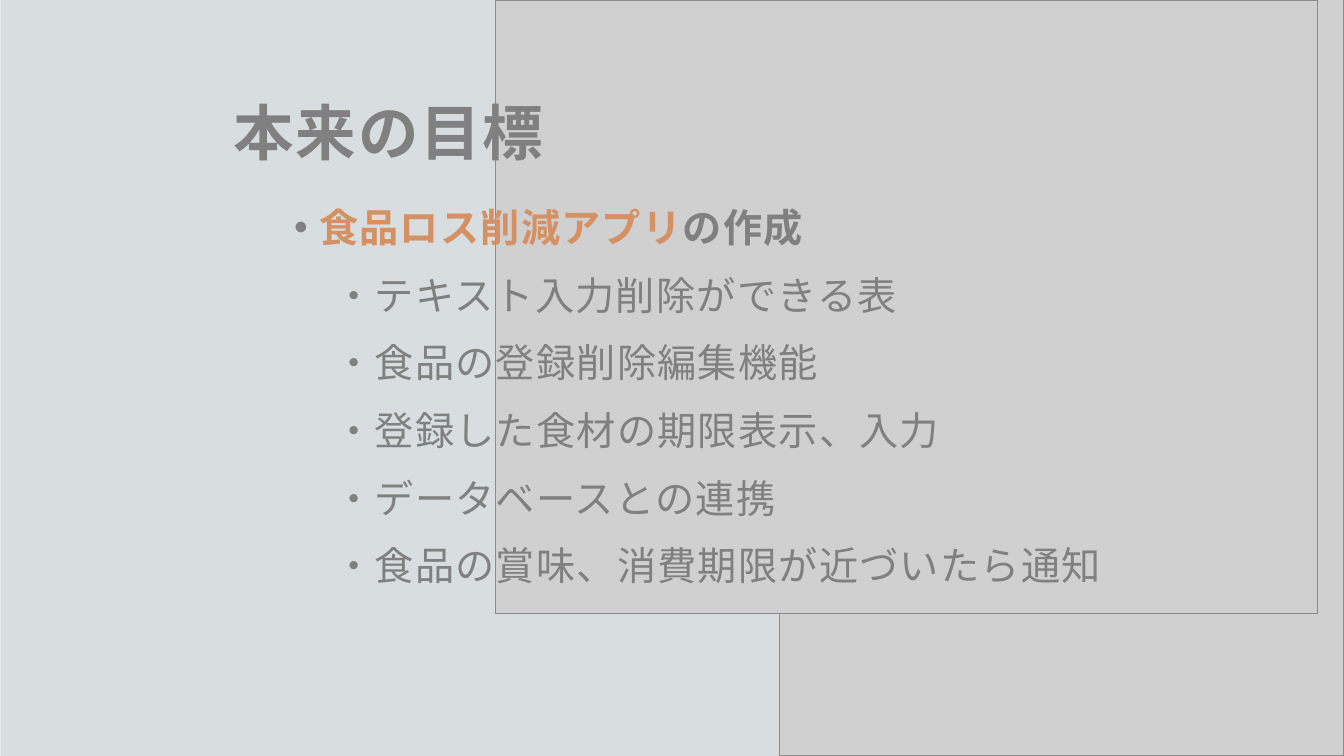
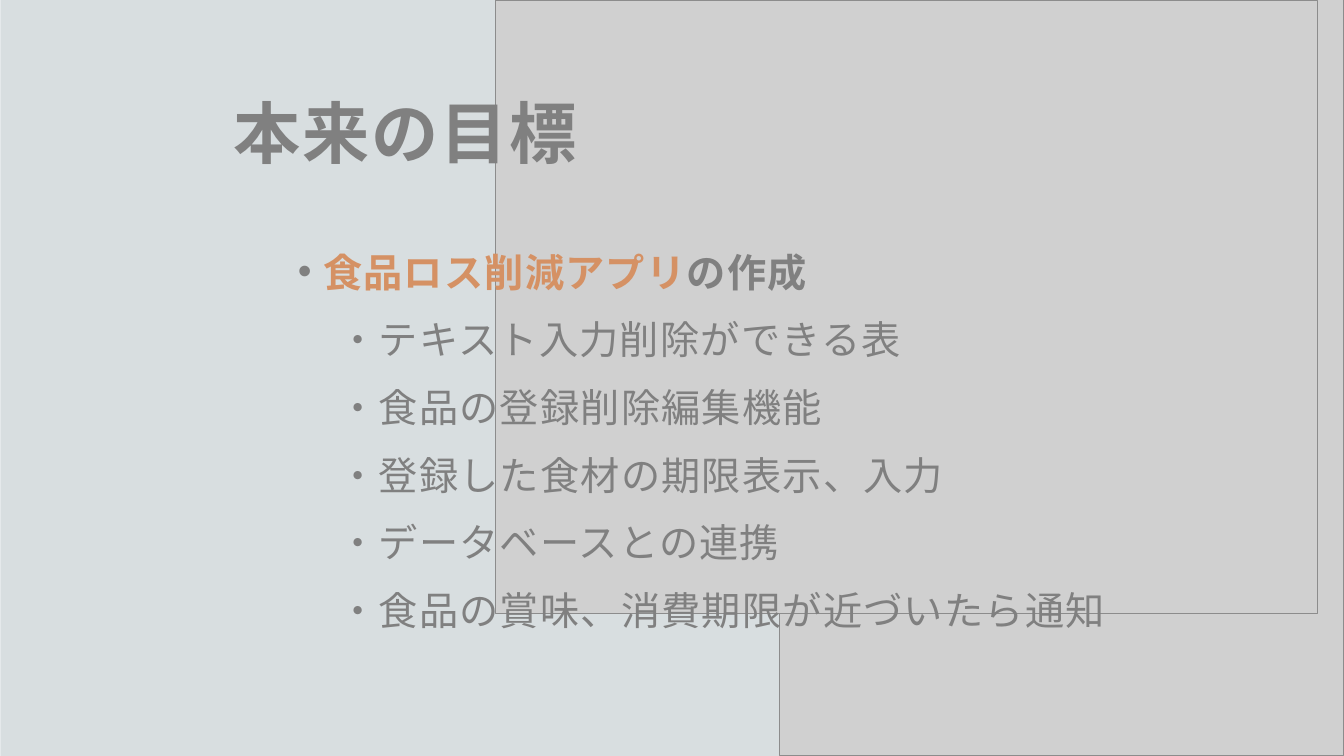
Before and after one commit to mksu000/foodloss2024, a slide deck: slide 3 of 造酒翔・三瓶眞.pptx. Drawn at 1344x756 pixels with LibreOffice and Linux fonts; fonts in the diff are those of the drawing; grey boxes stand for pictures; background and template pictures are left out. Boxes give left, top, right and bottom in pixels: in the first picture for what was removed or moved away, otherwise in the second. Text is boxed around its words. In the diff, an @@ line names an element or a change of style, - is before the commit and + after.

```diff
--- a/造酒翔・三瓶眞.pptx
+++ b/造酒翔・三瓶眞.pptx
@@ title "本来の目標" at [234,89,577,174]: size 43.2 to 48 pt @@
@@ text "食品ロス削減アプリの作成": place and size @@
-text "食品ロス削減アプリの作成" at [319,202,1100,591]
+text "食品ロス削減アプリの作成" at [323,247,1104,636]
```
Also in this commit, not shown: 6 other slides changed, 1 slide removed.
